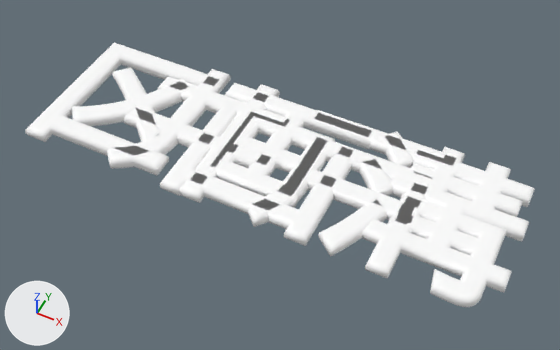
One commit to the glTF model glb/text01.glb: the scene before it, then after it.
Before and after are seen from a camera (50 mm lens) standing at (1.43, -2.82, 3.38) and looking at (0.05, -0.06, -0.07). The axes (+X, +Y, +Z) are drawn at lower left. The lights are the same throughout.

The first picture shows '01', '03'.
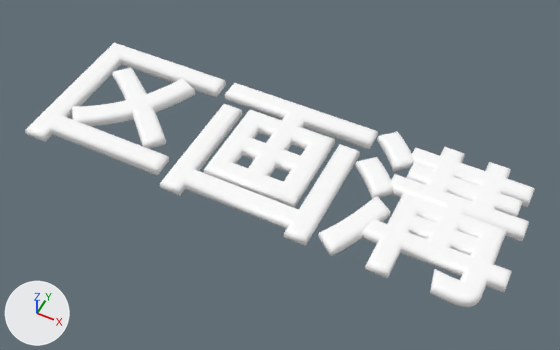
Patch to the scene script:
```diff
--- a/glb/text01.glb.py
+++ b/glb/text01.glb.py
@@ ob_03 @@
-ob_03 = bpy.data.objects.new('03', me_テキスト)
-ob_03.location = (0.0, 0.0, 0.0)
```

Boxes (x1, y1, x2, y2) around the edits, measured in the pictures (560 x 350 px):
'03', deleted
    before: (107, 69, 455, 234)
